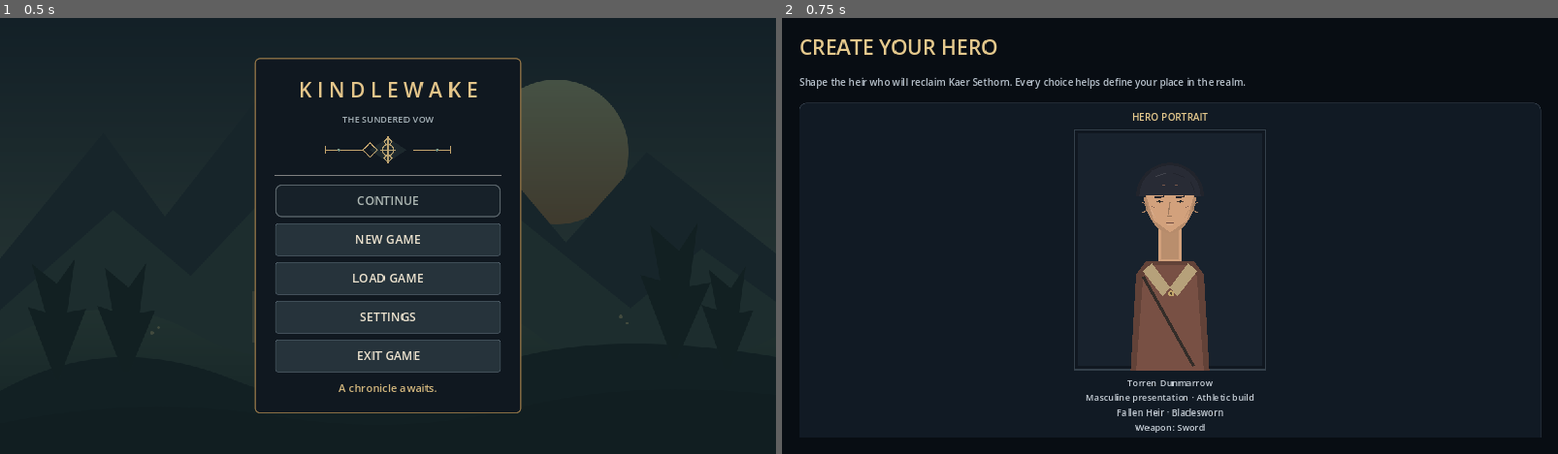
Above: before the commit, frames 1-2 (left to right).
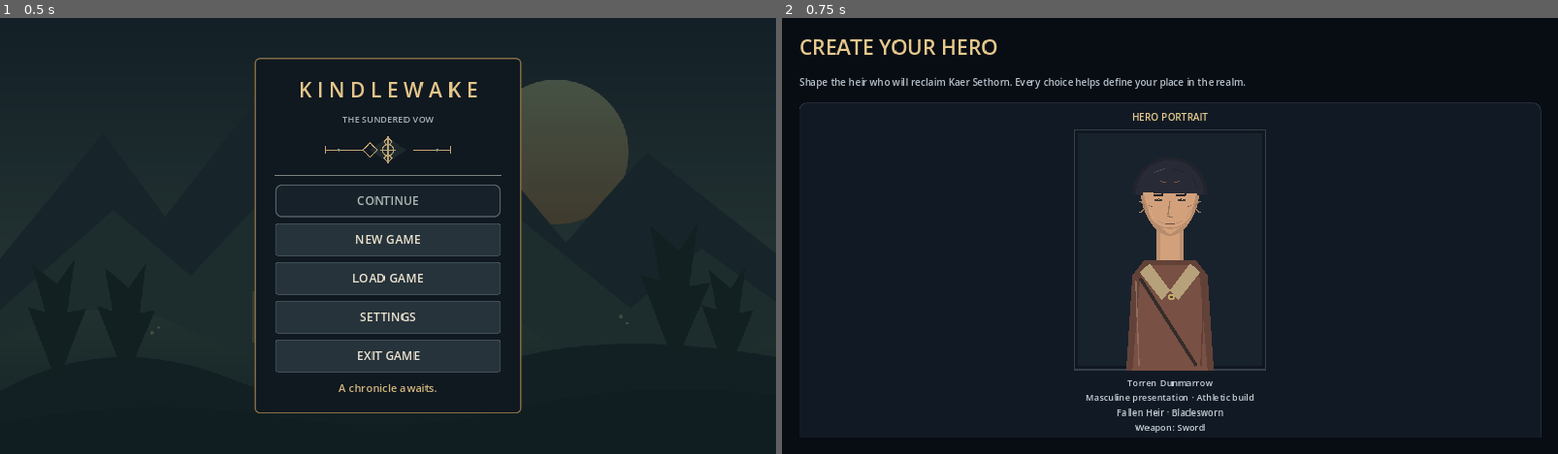
Above: after the commit, the same moments.

Repository: ninjun42215-gif/KindleWake
Game: Godot game, scene res://TitleScreen.tscn
The game is run twice, just before and just after one commit, with the same random seed, the same clock (stepped at 60 frames per second) and the same inputs.
Inputs:
- Up to frame 1 (0.5 s): no input
- Up to frame 2 (0.75 s): click "NEW GAME" at 0.5 s

Frame 1 is identical in both runs. In frame 2, 0.9% of the frame differs, in the area x 44-56%, y 34-81%.

Commit message:
Fix portrait anatomy and responsive scaling

Diff:
--- a/Kindlewake/scripts/ui/character_preview.gd
+++ b/Kindlewake/scripts/ui/character_preview.gd
@@ -27,8 +27,16 @@
     draw_rect(Rect2(Vector2(2, 2), size - Vector2(4, 4)), Color("#34404b"), false, 2.0)
     # Restrained vignette and a quiet heraldic backdrop; no cartoon outlines or oversized features.
     draw_rect(Rect2(Vector2(8, 8), size - Vector2(16, 16)), Color("#18222d"), true)
+    # Draw the portrait in a fixed 240x360 composition, uniformly scaled to
+    # the available control. Fixed anatomy proportions prevent a floating head
+    # on short/tall phone layouts and keep the neck seated inside the collar.
+    var scale_factor: float = minf(w / 240.0, h / 360.0)
+    var offset := Vector2((w - 240.0 * scale_factor) * 0.5, (h - 360.0 * scale_factor) * 0.5)
+    draw_set_transform(offset, 0.0, Vector2.ONE * scale_factor)
+    w = 240.0
+    h = 360.0
     var cx: float = w * 0.5
-    var head_y: float = h * 0.29
+    var head_y: float = 102.0
     var skin: Color = _skin_color(str(profile.get("skin", "warm")))
     var hair: Color = _hair_color(str(profile.get("hair", "short_dark")))
     var coat: Color = _coat_color(str(profile.get("origin", "fallen_heir")))
@@ -38,10 +46,12 @@
         body_w = 108.0
     elif build_id == "sturdy":
         body_w = 154.0
-    var body_top: float = h * 0.55
+    var body_top: float = 198.0
     # Neck and layered travelling coat.
-    draw_rect(Rect2(Vector2(cx - 19.0, head_y + 42.0), Vector2(38.0, 62.0)), skin, true)
-    draw_rect(Rect2(Vector2(cx - 15.0, head_y + 46.0), Vector2(30.0, 54.0)), skin.darkened(0.12), true)
+    # The neck deliberately overlaps both jaw and collar, so the silhouette
+    # reads as one connected bust rather than a head floating above shoulders.
+    draw_rect(Rect2(Vector2(cx - 20.0, head_y + 42.0), Vector2(40.0, 105.0)), skin.darkened(0.10), true)
+    draw_rect(Rect2(Vector2(cx - 14.0, head_y + 49.0), Vector2(28.0, 94.0)), skin, true)
     draw_colored_polygon(PackedVector2Array([
         Vector2(cx - body_w * 0.5, h), Vector2(cx - body_w * 0.43, body_top + 20.0),
         Vector2(cx - 39.0, body_top - 2.0), Vector2(cx + 39.0, body_top - 2.0),
@@ -58,6 +68,9 @@
     draw_line(Vector2(cx - body_w * 0.34, body_top + 24), Vector2(cx + body_w * 0.30, h - 8), Color("#342d29"), 5.0)
     draw_circle(Vector2(cx + 2.0, body_top + 52.0), 5.0, Color("#c3a66b"))
     draw_circle(Vector2(cx + 2.0, body_top + 52.0), 2.0, Color("#51412e"))
+    # Subtle shoulder highlights and cloth folds add depth without cartoon outlines.
+    draw_line(Vector2(cx - body_w * 0.39, body_top + 28.0), Vector2(cx - 46.0, h - 8.0), coat.lightened(0.16), 2.0)
+    draw_line(Vector2(cx + body_w * 0.39, body_top + 28.0), Vector2(cx + 46.0, h - 8.0), coat.darkened(0.20), 2.0)
     _draw_head(cx, head_y, skin, jaw_ratio_for_presentation(str(profile.get("presentation", "androgynous"))))
     _draw_hair(cx, head_y, hair, str(profile.get("hair", "short_dark")))
     # Eyes sit beneath brows; smaller iris and subtle catchlight keep the face grounded.
@@ -72,6 +85,11 @@
     draw_line(Vector2(cx - 5.0, head_y + 28.0), Vector2(cx + 4.0, head_y + 29.0), skin.darkened(0.3), 1.5)
     draw_line(Vector2(cx - 7.0, head_y + 39.0), Vector2(cx + 7.0, head_y + 39.0), Color("#704c43"), 1.8)
     draw_line(Vector2(cx - 5.0, head_y + 43.0), Vector2(cx + 5.0, head_y + 43.0), skin.lightened(0.12), 1.2)
+    # Soft cheek planes and a restrained lower-face shadow give the portrait a
+    # more mature, sculpted read at phone scale.
+    draw_arc(Vector2(cx, head_y + 10.0), 36.0, 0.22, PI - 0.22, 24, skin.darkened(0.13), 1.8)
+    draw_line(Vector2(cx - 20.0, head_y + 34.0), Vector2(cx - 8.0, head_y + 39.0), skin.darkened(0.12), 1.2)
+    draw_line(Vector2(cx + 8.0, head_y + 39.0), Vector2(cx + 20.0, head_y + 34.0), skin.darkened(0.12), 1.2)
     _draw_face_details(cx, head_y, str(profile.get("face", "weathered")))
     # Ear shadows and cheek planes.
     draw_arc(Vector2(cx - 46.0, head_y + 14.0), 8.0, -PI * 0.5, PI * 0.5, 12, skin.darkened(0.22), 2.0)
